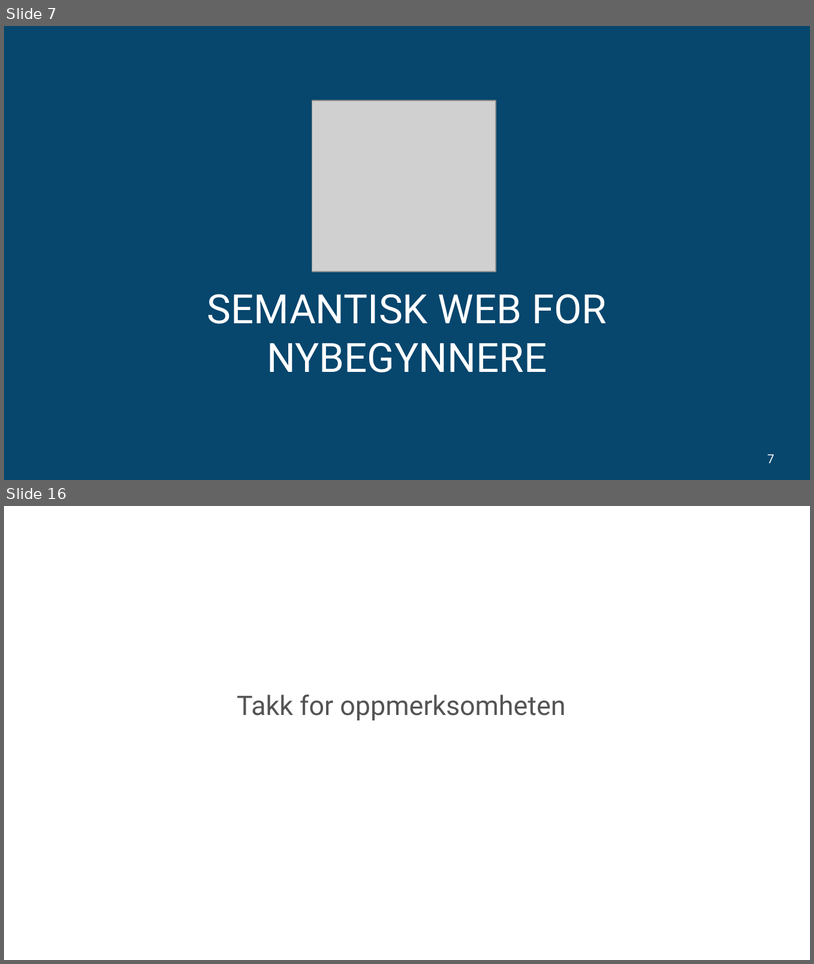
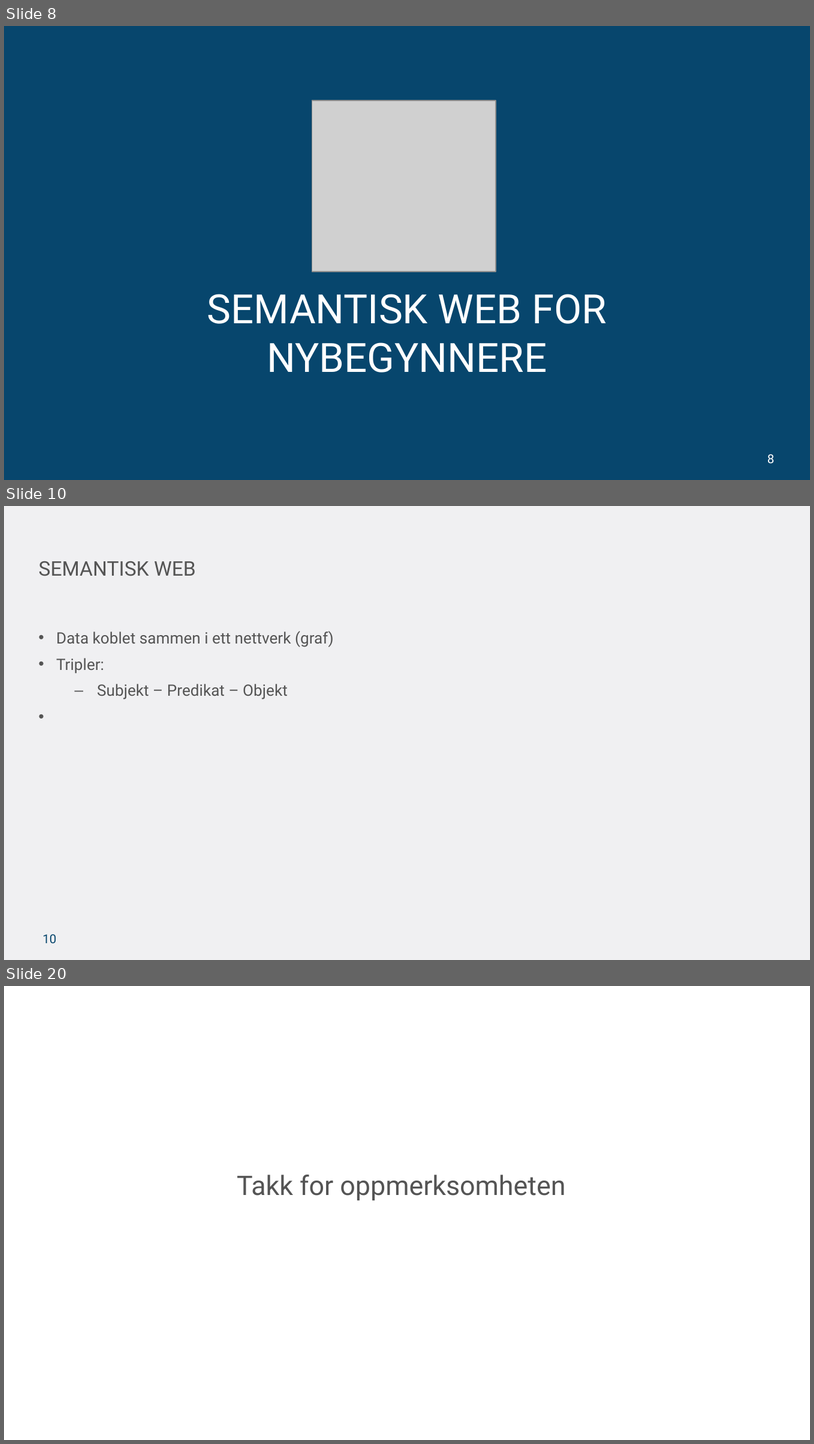
Before and after one commit to ttessem/SemWebKurs, a slide deck: SemWebKursUiB.pptx. Shown one above the other, each under a label of ours: slides 7 and 16 before the commit, slides 8, 10 and 20 after it; the slides between them are not shown. The pictures are 814x964 and 814x1444 pixels, drawn with LibreOffice and Linux fonts; fonts in the diff are those of the drawing; grey boxes stand for pictures; background and template pictures are left out. Boxes give left, top, right and bottom in pixels: in the first picture for what was removed or moved away, otherwise in the second. Text is boxed around its words. In the diff, an @@ line names an element or a change of style, - is before the commit and + after.

```diff
--- a/SemWebKursUiB.pptx
+++ b/SemWebKursUiB.pptx
@@ slide 10 added at <box>4,506,810,960</box>, background #F0F0F2 @@
@@ title added at <box>39,561,196,576</box>, 18 pt, text #545454 @@
+SEMANTISK WEB
@@ text added at <box>56,631,334,699</box>, 14 pt, text #545454 @@
+• Data koblet sammen i ett nettverk (graf)
+• Tripler:
+  – Subjekt – Predikat – Objekt
@@ page number added at <box>42,934,56,943</box>, 11 pt, text #07466D @@
+10
@@ what was slide 7 is now slide 8 @@
@@ page number at <box>768,454,775,463</box>: text changed @@
-7
+8
@@ what was slide 16 is now slide 20 @@
```
Also in this commit, not shown: 1 slide changed, 14 other slides added, 11 slides removed, 13 other files.
